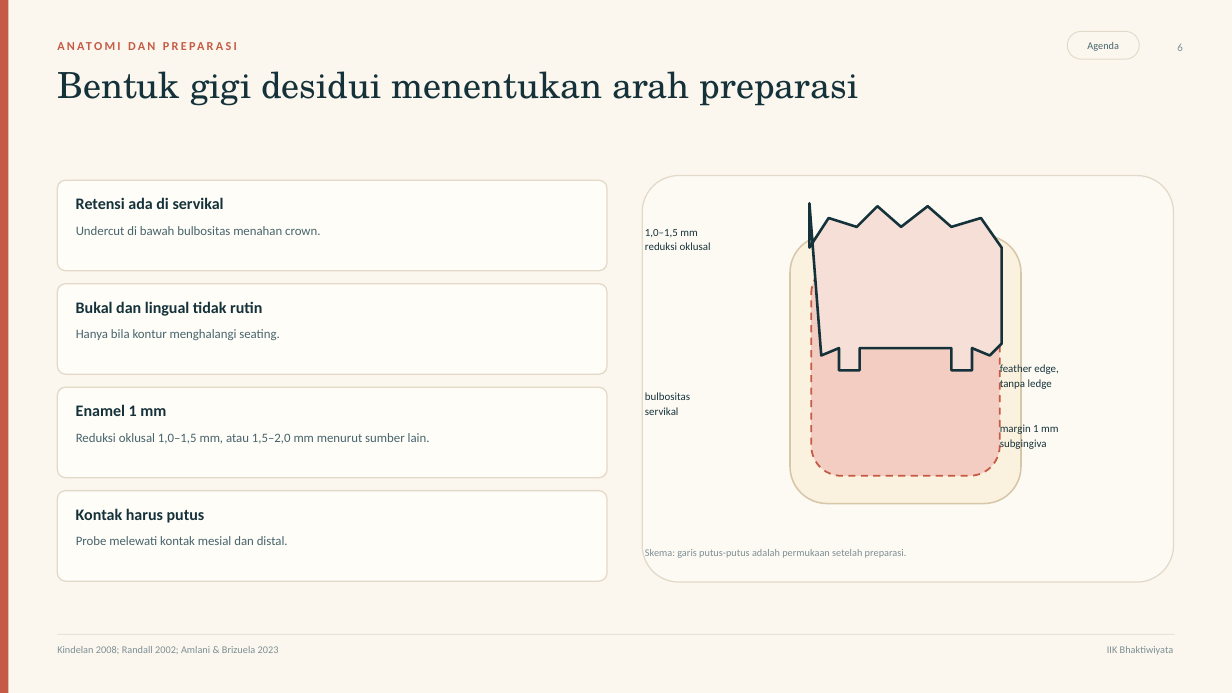
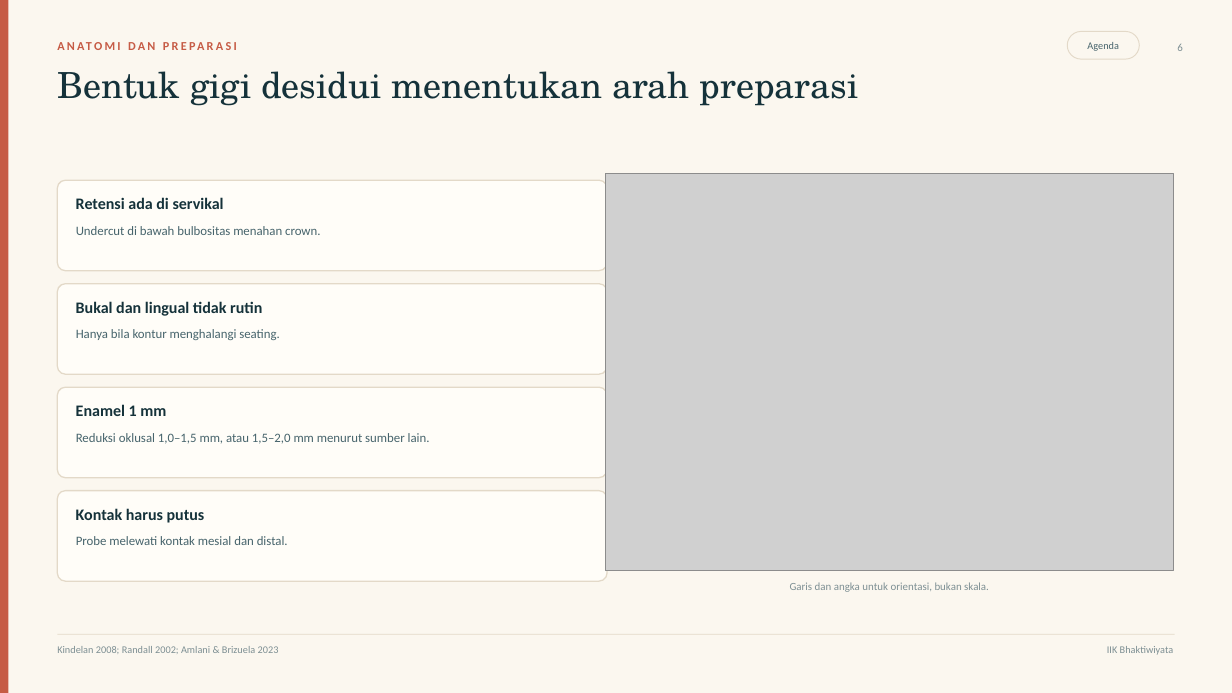
Before and after one commit to maskchanel14-source/agents, a slide deck: slide 6 of deliverables/ssc-pedodonsia/ssc-pedodonsia.pptx. Drawn at 1232x693 pixels with LibreOffice and Linux fonts; fonts in the diff are those of the drawing; grey boxes stand for pictures. Boxes give left, top, right and bottom in pixels: in the first picture for what was removed or moved away, otherwise in the second. Text is boxed around its words. In the diff, an @@ line names an element or a change of style, - is before the commit and + after.

Commit message:
Ilustrasi: ganti sketsa vektor dengan anatomi bergambar beranotasi
- Sampul, prinsip SSC, preparasi, Hall, alternatif estetik, dan panel langkah memakai ilustrasi anatomi berlabel
- assets/art: SVG anotasi + JPEG deck; assets/src: berkas asli
- tools/build_art.py, tools/render_svg.js, tools/print_pdf.js untuk regenerasi
- PPTX dan PDF dibangun ulang dari sumber yang sama

```diff
--- a/deliverables/ssc-pedodonsia/ssc-pedodonsia.pptx
+++ b/deliverables/ssc-pedodonsia/ssc-pedodonsia.pptx
@@ picture added at [605,174,1174,571] @@
@@ rounded rectangle removed at [642,176,1174,582] @@
@@ freeform shape removed at [810,203,1002,371] @@
@@ text removed at [645,229,711,250] @@
-1,0–1,5 mm
-reduksi oklusal
@@ rounded rectangle removed at [790,236,1021,504] @@
@@ rounded rectangle removed at [811,263,1000,476] @@
@@ text removed at [1000,363,1058,390] @@
-feather edge,
-tanpa ledge
@@ text removed at [645,392,690,415] @@
-bulbositas
-servikal
@@ text removed at [1000,423,1058,450] @@
-margin 1 mm
-subgingiva
@@ text removed at [645,549,907,558] @@
-Skema: garis putus-putus adalah permukaan setelah preparasi.
@@ text added at [790,582,989,592], 8.5 pt, text #7D8F93 @@
+Garis dan angka untuk orientasi, bukan skala.
```
Also in this commit, not shown: 4 other slides changed, 43 other files.
